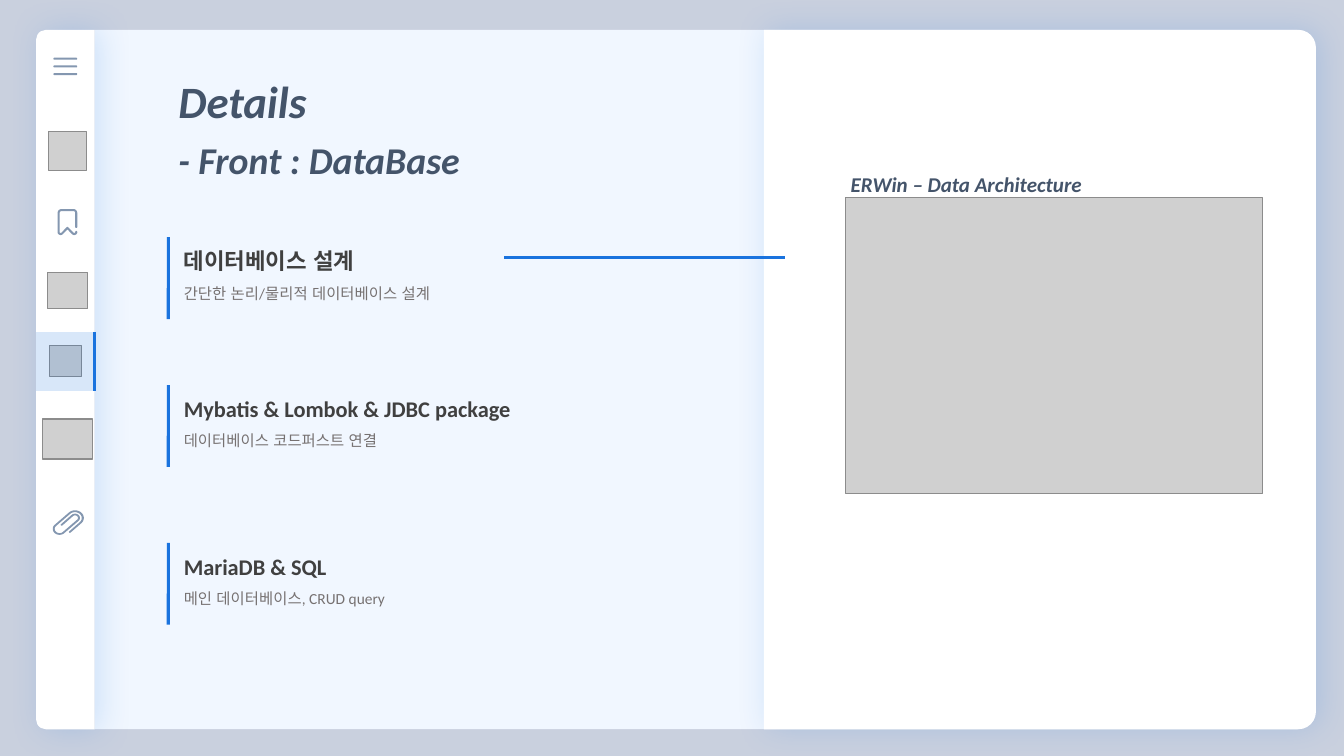
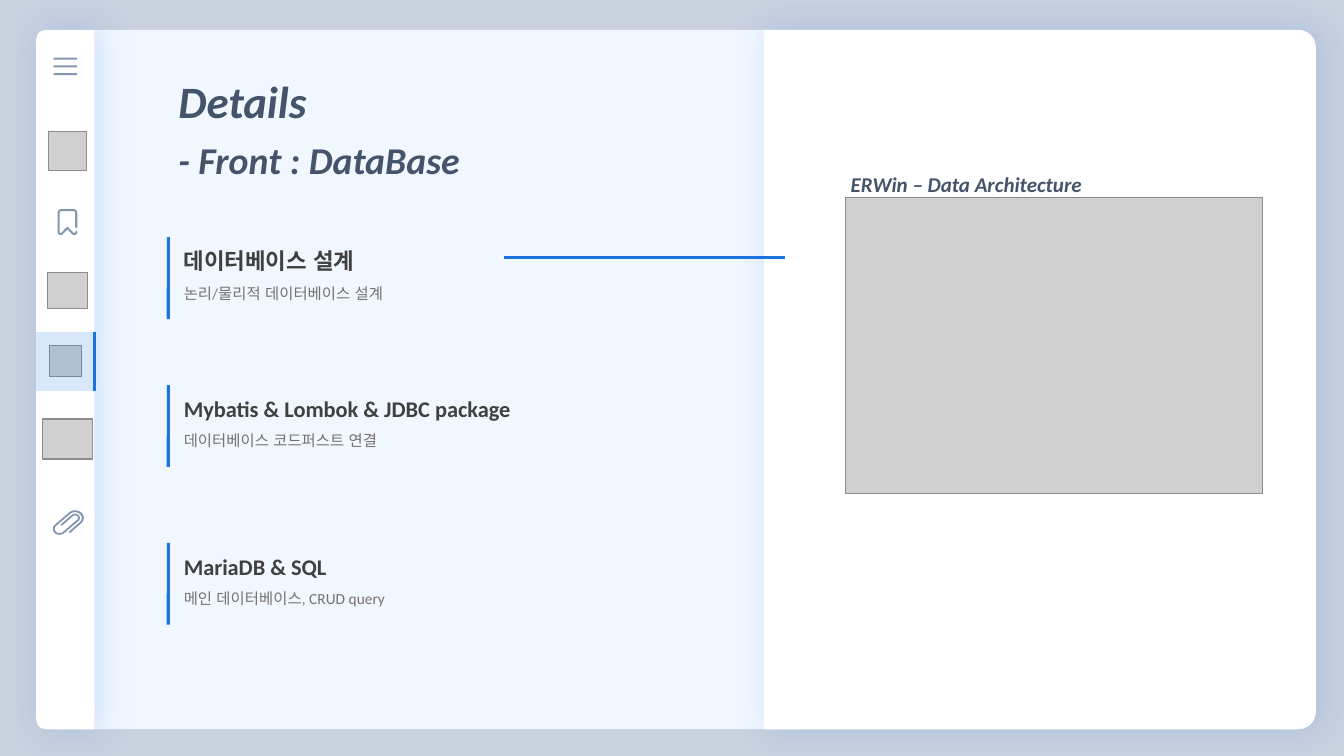
Before and after one commit to florentious/AutoGenerating_VariableName, a slide deck: slide 14 of Text/Presentation/presentation_ver0_4.pptm (slide 13 before the commit). Drawn at 1344x756 pixels with LibreOffice and Linux fonts; fonts in the diff are those of the drawing; grey boxes stand for pictures. Boxes give left, top, right and bottom in pixels: in the first picture for what was removed or moved away, otherwise in the second. Text is boxed around its words. In the diff, an @@ line names an element or a change of style, - is before the commit and + after.

```diff
--- a/Text/Presentation/presentation_ver0_4.pptm
+++ b/Text/Presentation/presentation_ver0_4.pptm
@@ text at (184,286,383,300): text changed @@
-간단한 논리/물리적 데이터베이스 설계
+논리/물리적 데이터베이스 설계
```
Also in this commit, not shown: 8 other slides changed, 2 slides added, 1 slide removed, 22 other files.
